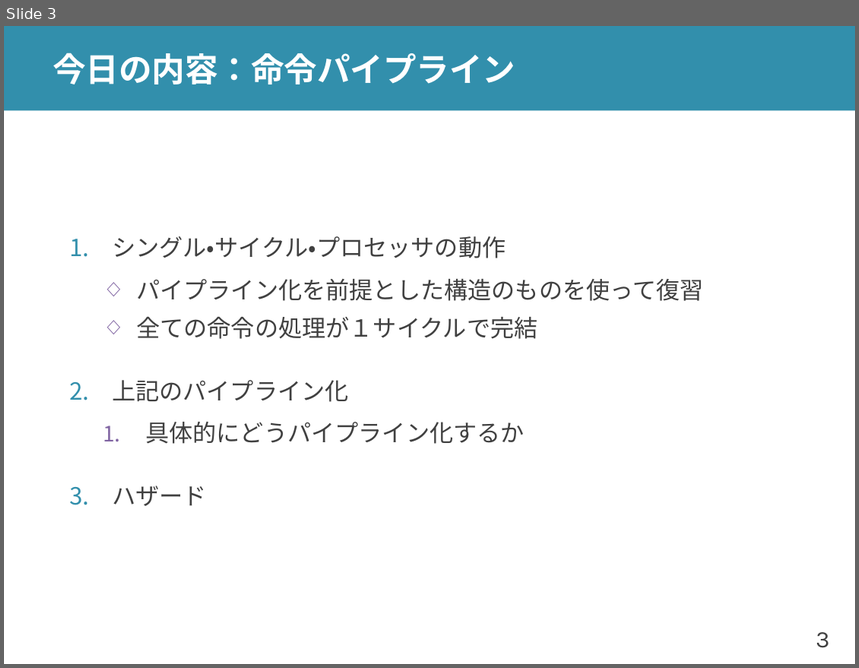
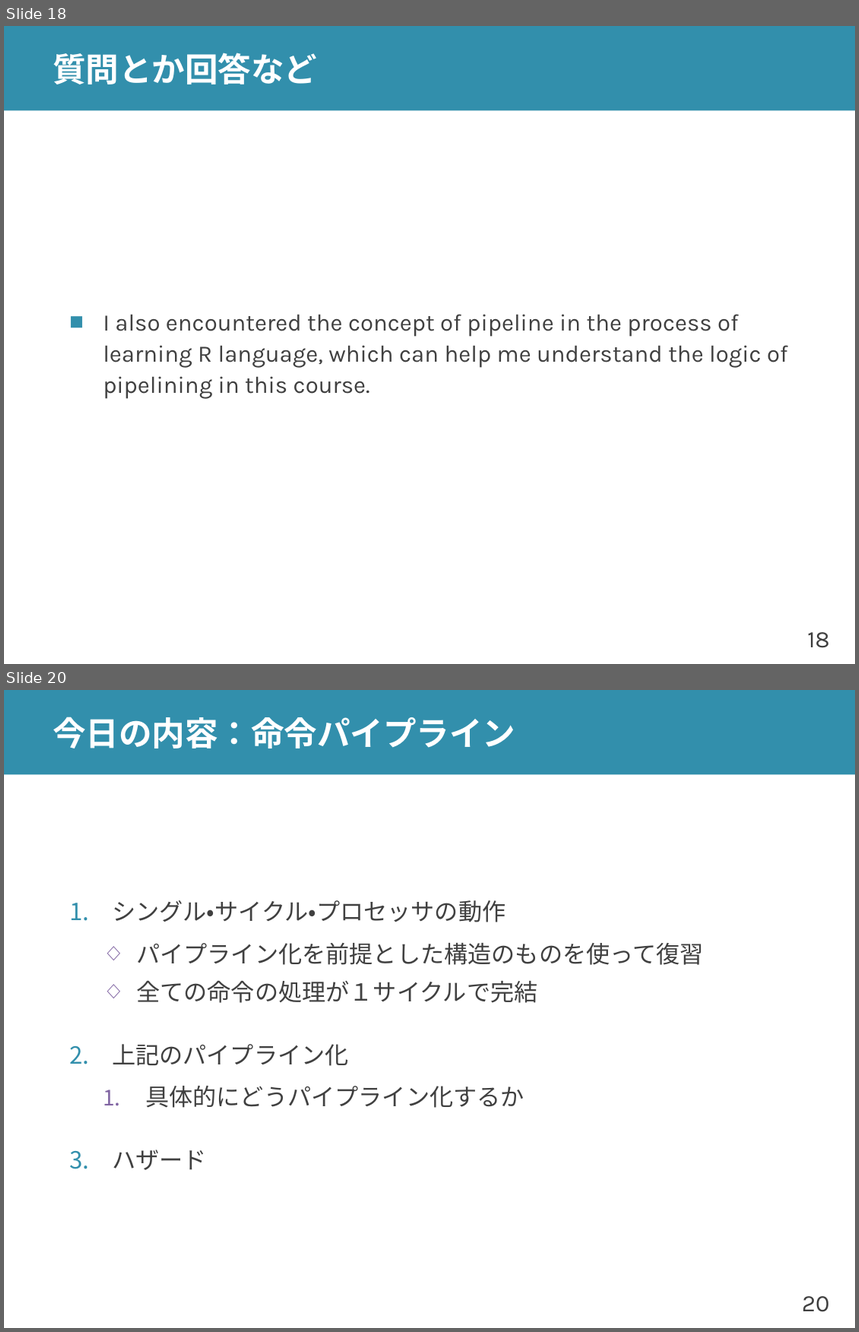
Before and after one commit to shioyadan/advanced-computer-organization, a slide deck: aco-shioya-04.pptx. Shown one above the other, each under a label of ours: slide 3 before the commit, slides 18 and 20 after it; the slides between them are not shown. The pictures are 859x668 and 859x1332 pixels, drawn with LibreOffice and Linux fonts; fonts in the diff are those of the drawing. Boxes give left, top, right and bottom in pixels: in the first picture for what was removed or moved away, otherwise in the second. Text is boxed around its words. In the diff, an @@ line names an element or a change of style, - is before the commit and + after.

```diff
--- a/aco-shioya-04.pptx
+++ b/aco-shioya-04.pptx
@@ slide 18 added at (x1=4, y1=26, x2=855, y2=664), background #FFFFFF; not listed: 2 template elements that a slide beside it also shows @@
@@ title added at (x1=53, y1=53, x2=317, y2=85), 28 pt, text #FFFFFF, bold @@
+質問とか回答など
@@ text added at (x1=103, y1=314, x2=788, y2=399), 20 pt, text #404040 @@
+■ I also encountered the concept of pipeline in the process of learning R language, which can help me understand the logic of pipelining in this course.
@@ what was slide 3 is now slide 20 @@
@@ page number at (x1=802, y1=1296, x2=829, y2=1312): text changed @@
-3
+20
```
Also in this commit, not shown: 4 slides changed, 19 other slides added, 1 other file.
